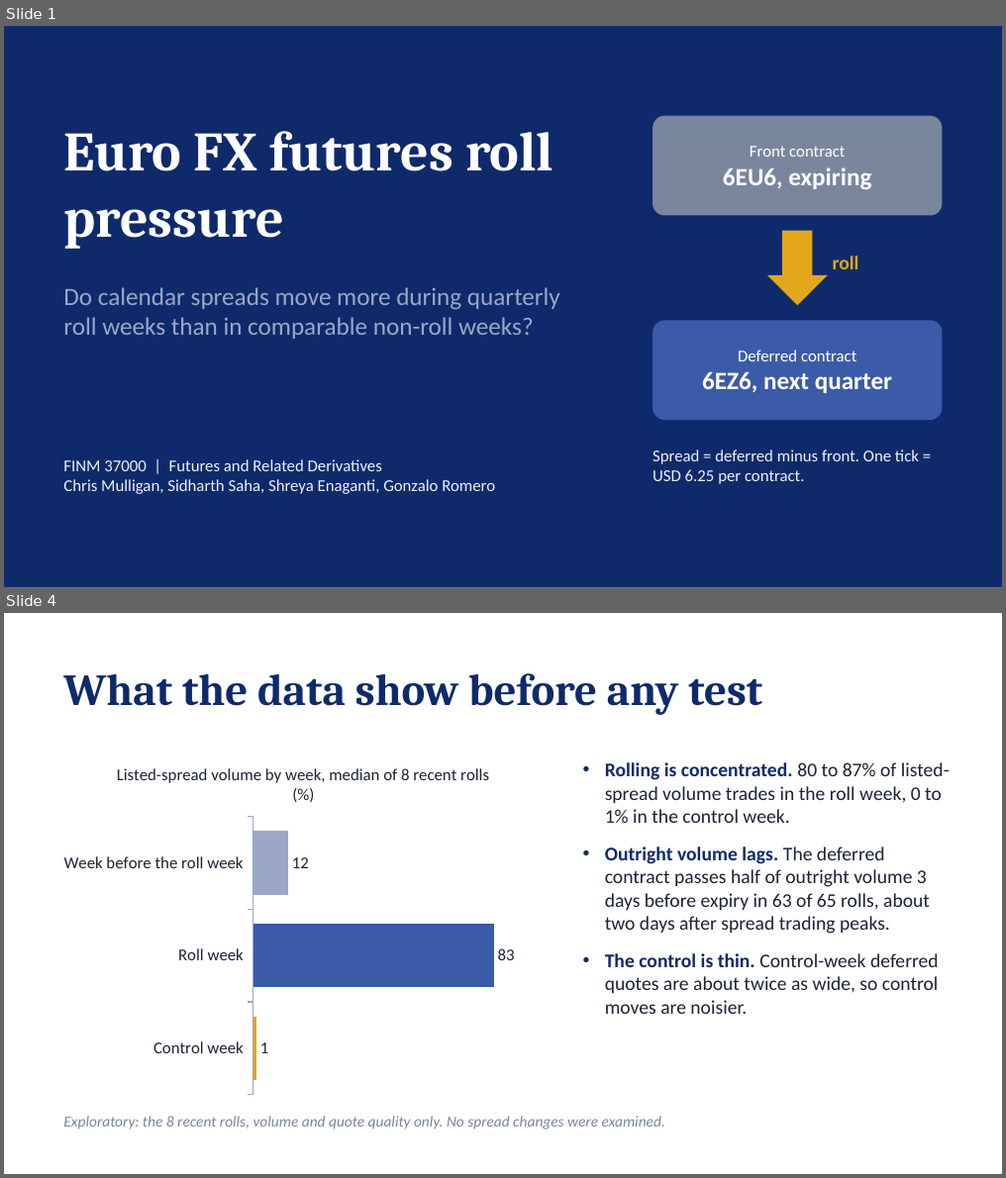
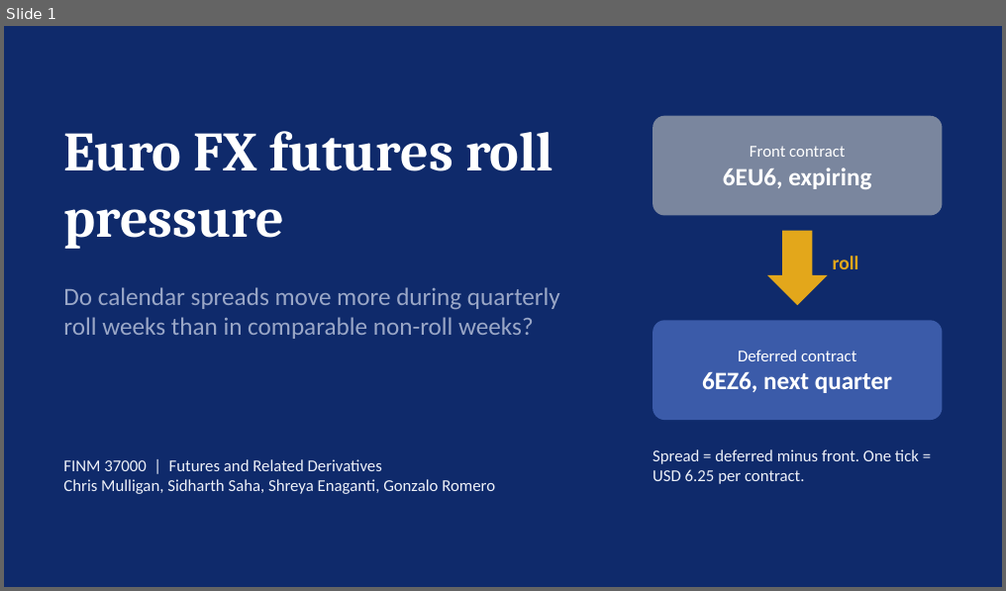
Before and after one commit to chris-mulligan-50/futures-project, a slide deck: docs/project_slides.pptx. Shown one above the other, each under a label of ours: slides 1 and 4 before the commit, slide 1 after it; the slides between them are not shown. The pictures are 1006x1178 and 1006x591 pixels, drawn with LibreOffice and Linux fonts; fonts in the diff are those of the drawing. Boxes give left, top, right and bottom in pixels: in the first picture for what was removed or moved away, otherwise in the second. Text is boxed around its words. In the diff, an @@ line names an element or a change of style, - is before the commit and + after.

```diff
--- a/docs/project_slides.pptx
+++ b/docs/project_slides.pptx
@@ slide 4 removed at (4, 613, 1002, 1174), background #FFFFFF @@
@@ text removed at (63, 673, 762, 715) @@
-What the data show before any test
@@ bar chart removed at (54, 748, 552, 1102) @@
-title "Listed-spread volume by week, median of 8 recent rolls (%)"
-categories: Week before the roll week, Roll week, Control week
-Series 1: 12, 83, 1
@@ text removed at (605, 762, 949, 1014) @@
-• Rolling is concentrated. 80 to 87% of listed-spread volume trades in the roll week, 0 to 1% in the control week.
-• Outright volume lags. The deferred contract passes half of outright volume 3 days before expiry in 63 of 65 rolls, about two days after spread trading peaks.
-• The control is thin. Control-week deferred quotes are about twice as wide, so control moves are noisier.
@@ text removed at (63, 1116, 665, 1130) @@
-Exploratory: the 8 recent rolls, volume and quote quality only. No spread changes were examined.
```
Also in this commit, not shown: 3 slides changed, 1 slide added.
